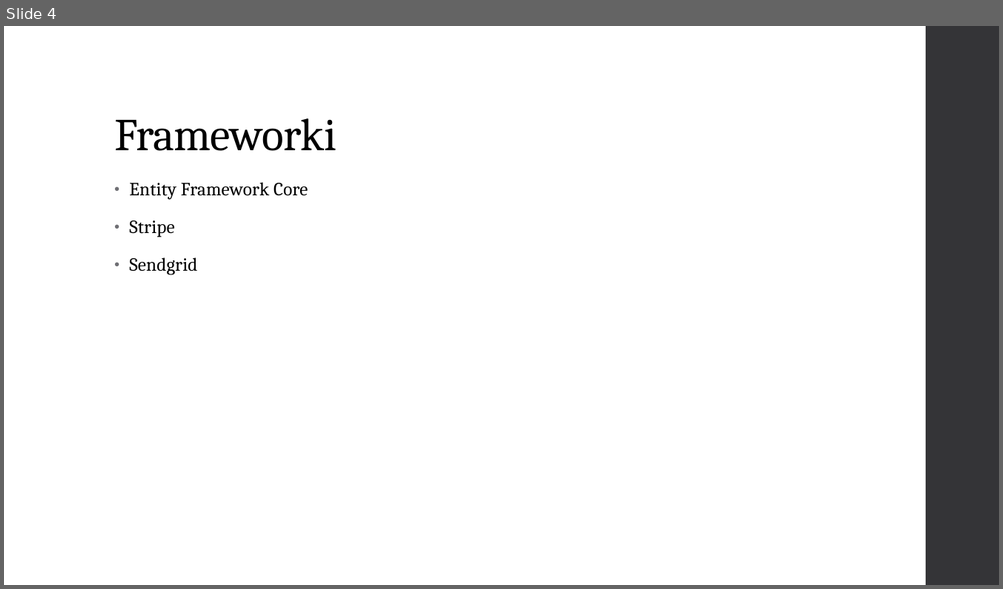
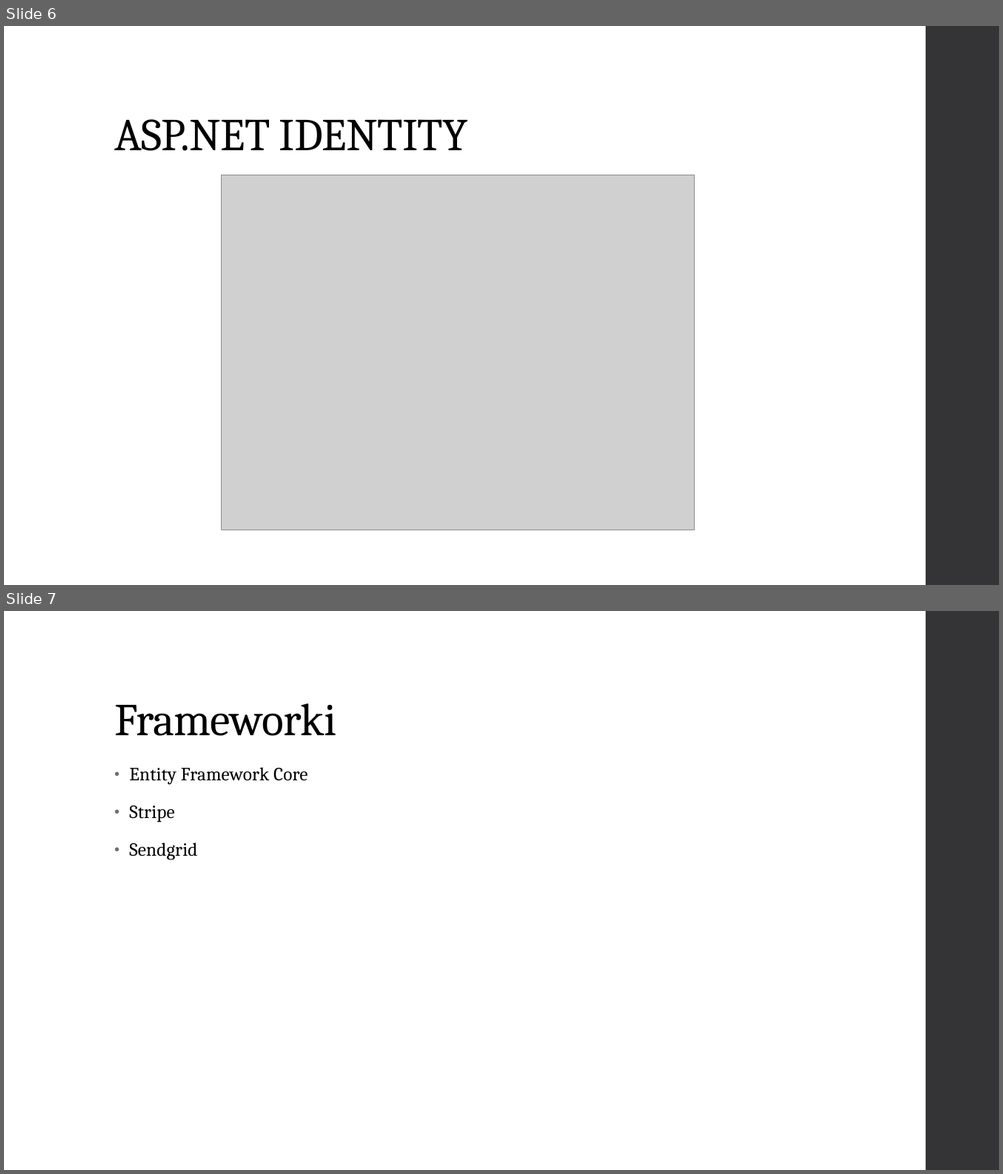
Before and after one commit to mrzewnicki/Pandronka, a slide deck: Dokumentacja/Prezentacja.pptx. Shown one above the other, each under a label of ours: slide 4 before the commit, slides 6 and 7 after it. The pictures are 1003x589 and 1003x1174 pixels, drawn with LibreOffice and Linux fonts; fonts in the diff are those of the drawing; grey boxes stand for pictures. Boxes give left, top, right and bottom in pixels: in the first picture for what was removed or moved away, otherwise in the second. Text is boxed around its words. In the diff, an @@ line names an element or a change of style, - is before the commit and + after.

```diff
--- a/Dokumentacja/Prezentacja.pptx
+++ b/Dokumentacja/Prezentacja.pptx
@@ slide 6 added at [4,26,999,585], background #FFFFFF; not listed: 1 template element that a slide beside it also shows @@
@@ title added at [114,119,468,151], 44 pt, text #000000 @@
+ASP.NET IDENTITY
@@ picture added at [221,175,694,531] @@
@@ what was slide 4 is now slide 7 @@
```
Also in this commit, not shown: 1 slide changed, 3 other slides added, 1 slide removed, 1 other file.
